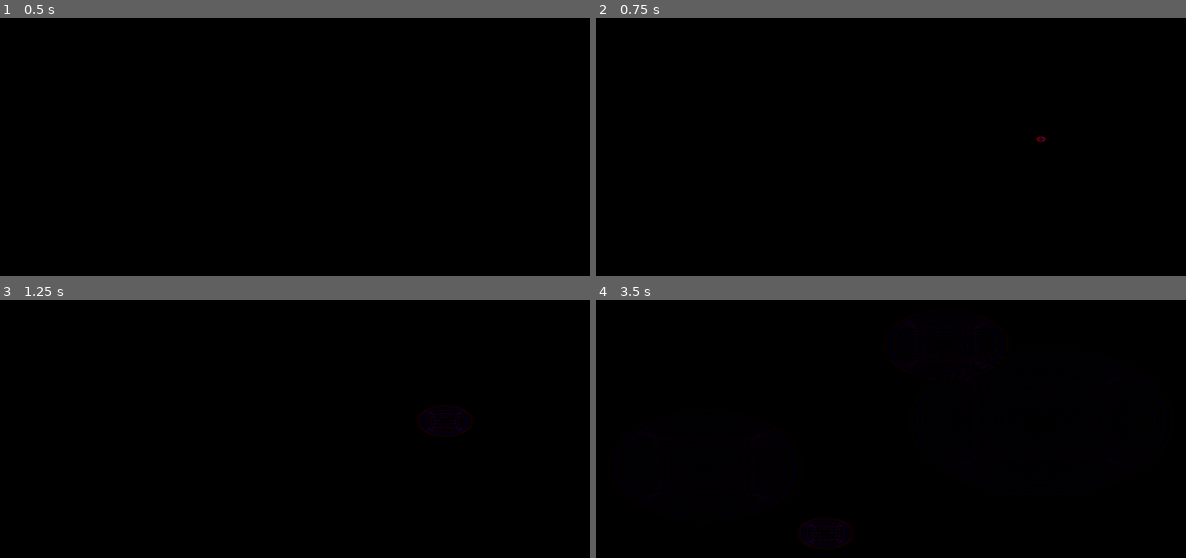
Above: before the commit, frames 1-4 (two rows, left to right).
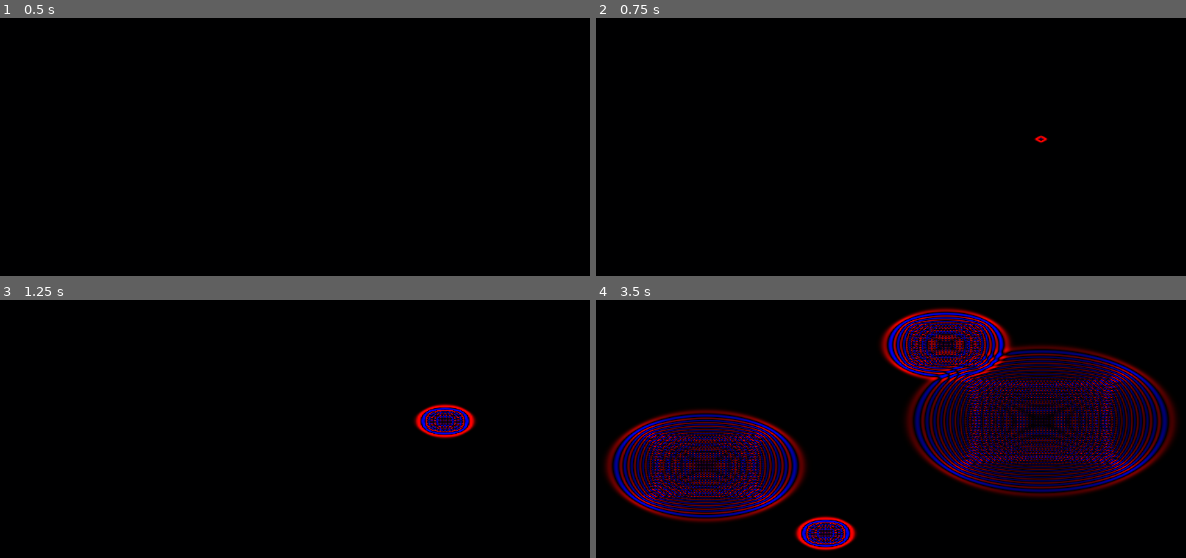
Above: after the commit, the same moments.

Repository: mjXmsdgh/Maxwellsequations
Game: Godot game, scene res://scene/main.tscn
Two runs of this game, one before a commit and one after it. Both use one fixed random seed, a clock stepped at 60 frames per second and the inputs below. The project has no main scene, so this scene is started directly.
Inputs (mouse positions are in pixels of both pictures, inside the frame that each line leads up to):
- Up to frame 1 (0.5 s): no input
- Up to frame 2 (0.75 s): tap Enter at 0.5 s; move the mouse to (1038, 139) at 0.52 s; click (1038, 139) at 0.67 s
- Up to frame 3 (1.25 s): no input
- Up to frame 4 (3.5 s): move the mouse to (708, 465) at 1.27 s; click (708, 465) at 1.42 s; move the mouse to (944, 343) at 2.02 s; click (944, 343) at 2.17 s; move the mouse to (826, 532) at 2.77 s; click (826, 532) at 2.92 s

Frame 1 is identical in both runs. In frame 2, less than 0.1% of the frame differs, in the area x 74-77%, y 45-49%; in frame 3, 1.1%; in frame 4, 34%, in the area x 1-99%, y 2-98%.

Commit message:
Add configurable click strength for wave source
Introduced a 'click_strength' export variable to control the strength of the wave generated on mouse click. Refactored the code to use an 'add_source' function for adding wave sources, improving flexibility and maintainability.

Diff:
--- a/scene/main.tscn
+++ b/scene/main.tscn
@@ -14,6 +14,7 @@
 grow_horizontal = 2
 grow_vertical = 2
 script = ExtResource("1_xcuxc")
+click_strength = 100.0
 
 [node name="TextureRect" type="TextureRect" parent="."]
 material = SubResource("ShaderMaterial_gyb72")
--- a/script/FDTDSimulator.gd
+++ b/script/FDTDSimulator.gd
@@ -1,4 +1,7 @@
 extends Control
+
+@export_category("Simulation Parameters")
+@export var click_strength: float = 5.0 # クリック時の波の強さ
 
 # シミュレーション領域の定義
 const GRID_WIDTH = 512  # グリッドの幅（解像度を上げる）
@@ -76,6 +79,17 @@
 	texture.update(image) # 既存のテクスチャを新しい画像データで更新
 
 
+# 波源を追加する関数
+# grid_x, grid_y: 波源のグリッド座標
+# strength: 設定する電場の強さ
+func add_source(grid_x: int, grid_y: int, strength: float):
+	# 座標がグリッド範囲外なら何もしない
+	if grid_x < 1 or grid_x >= GRID_WIDTH - 1 or grid_y < 1 or grid_y >= GRID_HEIGHT - 1:
+		return
+
+	var idx = grid_y * GRID_WIDTH + grid_x
+	ez[idx] = strength # 電場を直接設定（ハードソース）
+
 func _input(event):
 	if event is InputEventMouseButton and event.button_index == MOUSE_BUTTON_LEFT and event.is_pressed():
 		# TextureRectのローカル座標に変換
@@ -86,8 +100,5 @@
 		var grid_x = int(local_pos.x / rect_size.x * GRID_WIDTH)
 		var grid_y = int(local_pos.y / rect_size.y * GRID_HEIGHT)
 
-		# 座標がグリッド範囲内かチェック
-		if grid_x >= 0 and grid_x < GRID_WIDTH and grid_y >= 0 and grid_y < GRID_HEIGHT:
-			# ここで波を発生させる
-			var click_idx = grid_y * GRID_WIDTH + grid_x
-			ez[click_idx] = 5.0 # クリックした瞬間に強い電場を与える（sin波でなくてもOK）
+		# 波源を追加する関数を呼び出す
+		add_source(grid_x, grid_y, click_strength)
